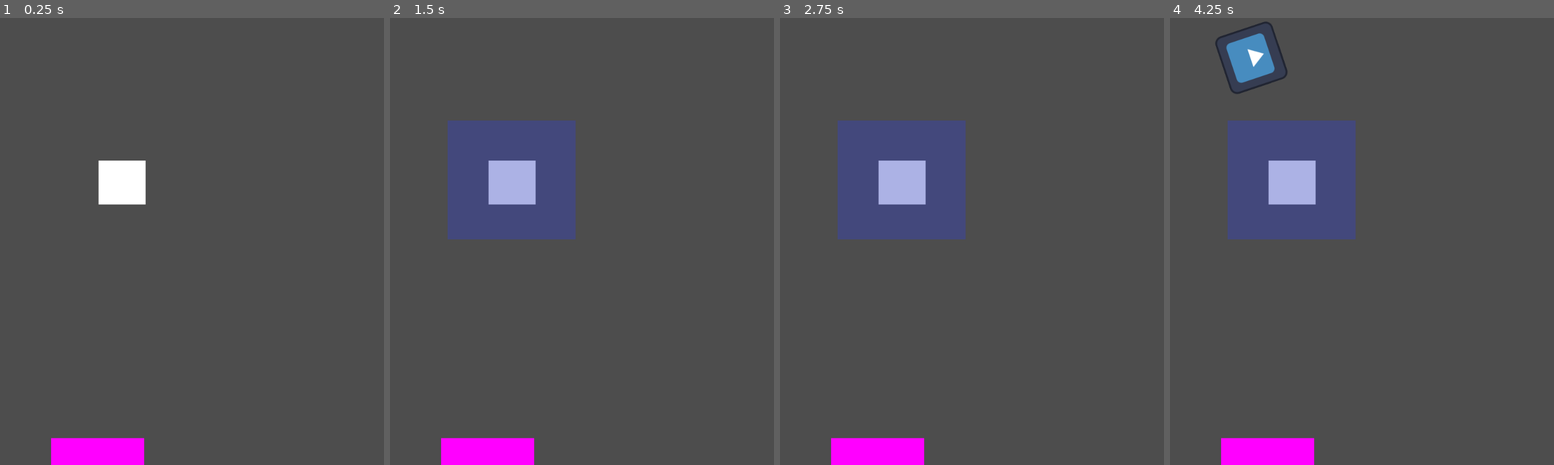
Above: before the commit, frames 1-4 (left to right).
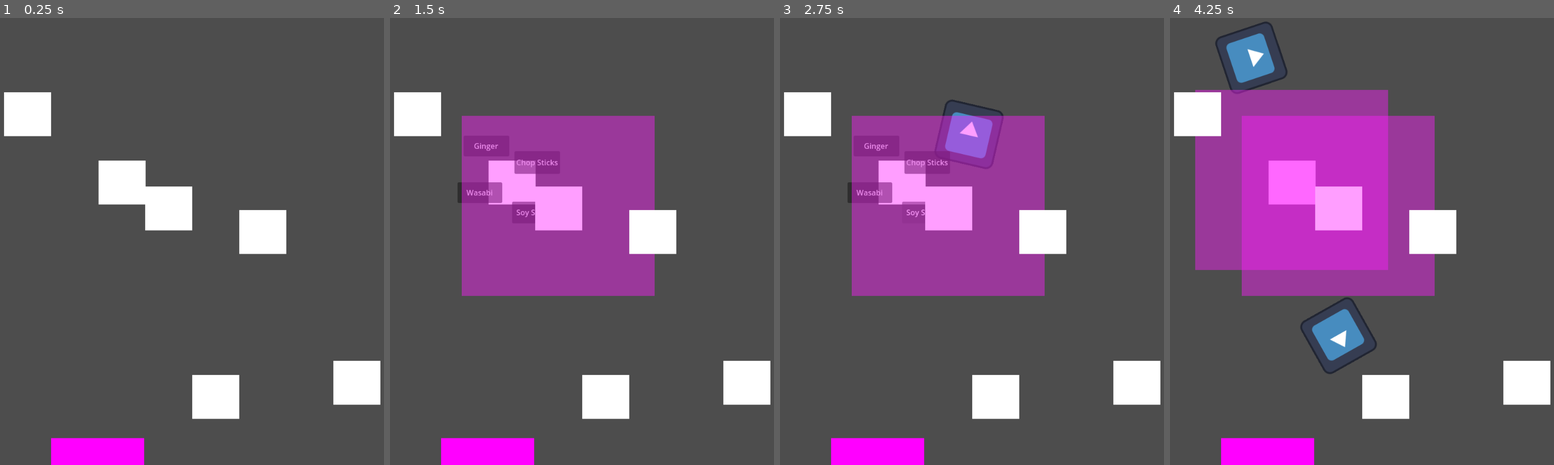
Above: after the commit, the same moments.

Repository: john9francis/sushi-attack
Game: Godot game, scene res://scripts/main.tscn
The game is run twice, just before and just after one commit, with the same random seed, the same clock (stepped at 60 frames per second) and the same inputs. The engine's default icon, where the game draws it, is replaced by a stand-in: a white triangle on a blue panel in a dark square.
Inputs (mouse positions are in pixels of both pictures, inside the frame that each line leads up to):
- Up to frame 1 (0.25 s): no input
- Up to frame 2 (1.5 s): tap Enter at 0.5 s; move the mouse to (512, 178) at 0.52 s; press the mouse at (512, 178) at 0.53 s; release the mouse at (512, 178) at 1.25 s; click "Chop Sticks" at 1.25 s
- Up to frame 3 (2.75 s): click (925, 214) at 2 s, where only the run after the commit has a clickable "Soy Sauce"
- Up to frame 4 (4.25 s): click (1266, 147) at 2.75 s, where only the run after the commit has a clickable "Ginger"; move the mouse to (1292, 254) at 3.52 s; click (1292, 254) at 3.6 s

The runs differ from the first frame. In frame 1, 6.1% of the frame differs, in the area x 1-100%, y 16-90%; in frame 2, 25%; in frame 3, 26%; in frame 4, 32%.

Commit message:
created bullet scene

Diff:
--- /dev/null
+++ b/scripts/bullet.tscn
@@ -0,0 +1,8 @@
+[gd_scene load_steps=2 format=3 uid="uid://gxkfd3lkutma"]
+
+[sub_resource type="CircleShape2D" id="CircleShape2D_67ccu"]
+
+[node name="Bullet" type="RigidBody2D"]
+
+[node name="CollisionShape2D" type="CollisionShape2D" parent="."]
+shape = SubResource("CircleShape2D_67ccu")
--- a/scripts/g_tower.tscn
+++ b/scripts/g_tower.tscn
@@ -1,7 +1,7 @@
 [gd_scene load_steps=3 format=3 uid="uid://biyqmibg8ipx5"]
 
 [sub_resource type="CircleShape2D" id="CircleShape2D_ic12a"]
-radius = 183.044
+radius = 271.066
 
 [sub_resource type="CanvasTexture" id="CanvasTexture_mg38n"]
 
@@ -12,5 +12,7 @@
 
 [node name="Sprite2D" type="Sprite2D" parent="."]
 modulate = Color(1, 0.117647, 1, 0.431373)
-scale = Vector2(267.625, 252.125)
+scale = Vector2(410.813, 382.063)
 texture = SubResource("CanvasTexture_mg38n")
+
+[node name="ShootTimer" type="Timer" parent="."]
--- a/scripts/level.gd
+++ b/scripts/level.gd
@@ -18,12 +18,11 @@
 	$EnemySpawnTimer.start()
 	print("Started")
 
-	#set_up_towers()
+	set_up_towers()
 
 
 # Called every frame. 'delta' is the elapsed time since the previous frame.
 func _process(_delta):
-	# Make the enemies advance
 	pass
 
 
